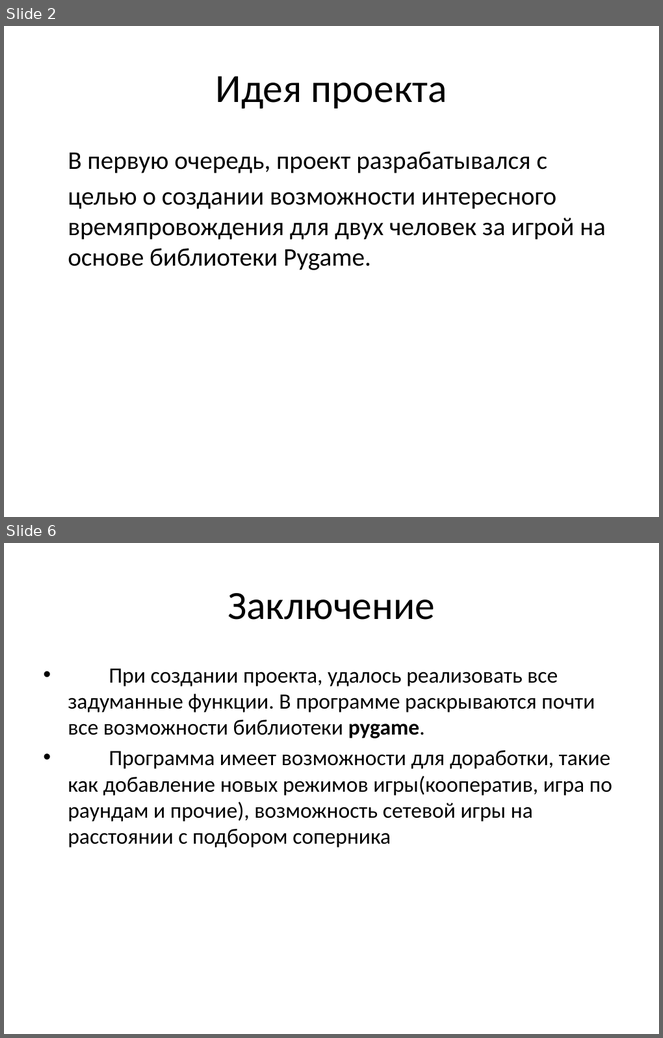
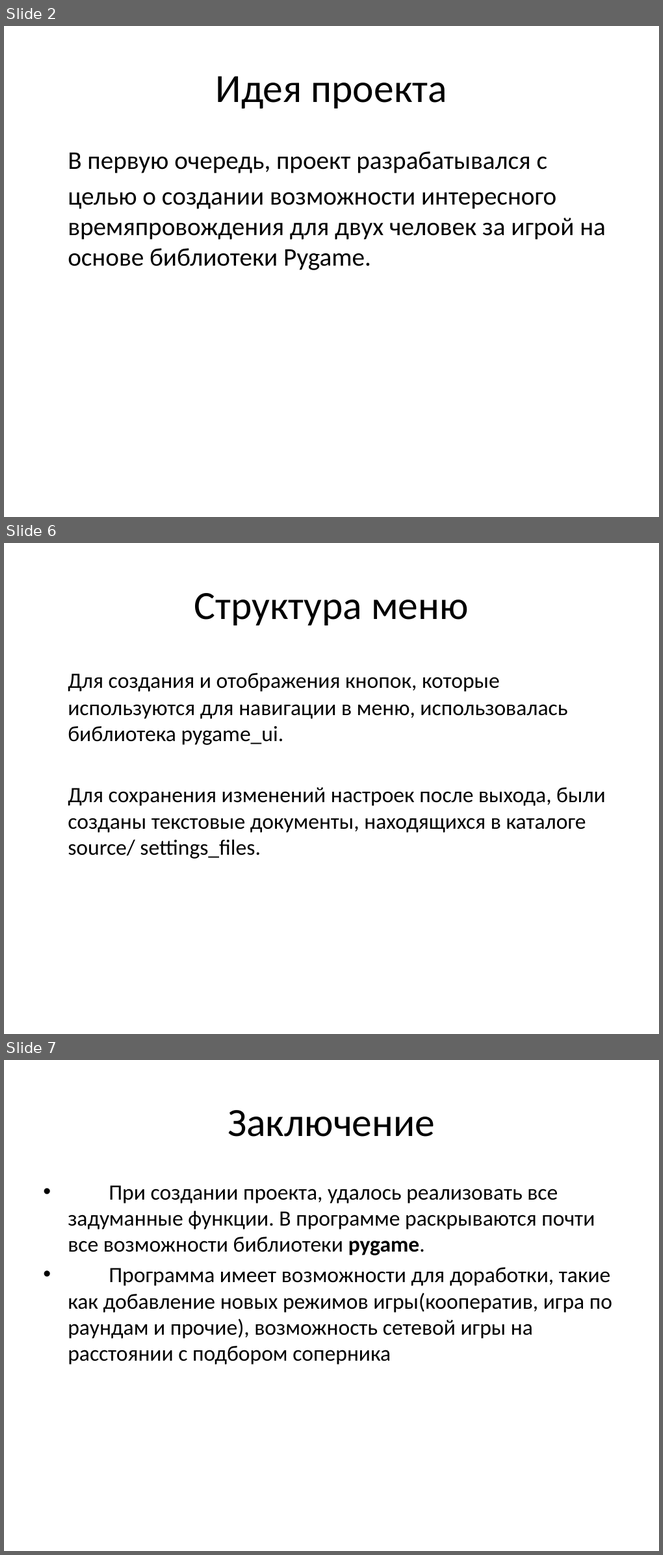
Before and after one commit to Arthur231456/Project_goal_strike, a slide deck: Презентация по проекту Pygame.pptx. Shown one above the other, each under a label of ours: slides 2 and 6 before the commit, slides 2, 6 and 7 after it; the slides between them are not shown. The pictures are 663x1038 and 663x1555 pixels, drawn with LibreOffice and Linux fonts; fonts in the diff are those of the drawing. Boxes give left, top, right and bottom in pixels: in the first picture for what was removed or moved away, otherwise in the second. Text is boxed around its words. In the diff, an @@ line names an element or a change of style, - is before the commit and + after.

```diff
--- a/Презентация по проекту Pygame.pptx
+++ b/Презентация по проекту Pygame.pptx
@@ slide 6 added at <box>4,543,659,1034</box>, background #FFFFFF @@
@@ title added at <box>194,593,469,626</box>, 44 pt, text #000000 @@
+Структура меню
@@ text added at <box>68,673,606,859</box>, 24 pt, text #000000 @@
+Для создания и отображения кнопок, которые используются для навигации в меню, использовалась библиотека pygame_ui.
+Для сохранения изменений настроек после выхода, были созданы текстовые документы, находящихся в каталоге source/ settings_files.
@@ what was slide 6 is now slide 7 @@
```
Also in this commit, not shown: 2 slides changed, 1 other slide added, 1 slide removed, 3 other files.
